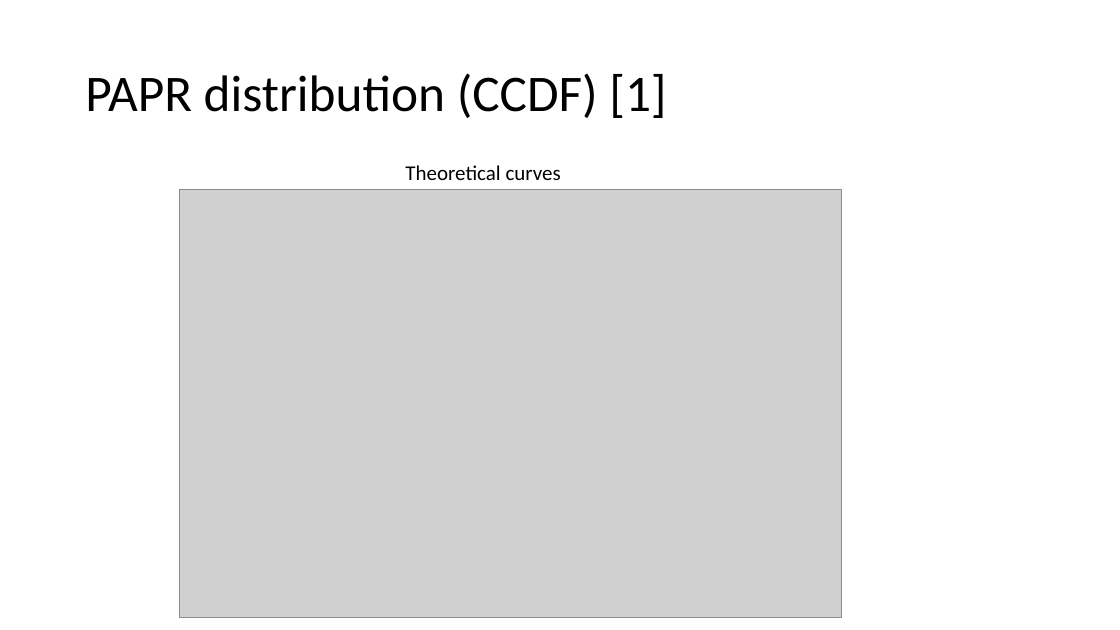
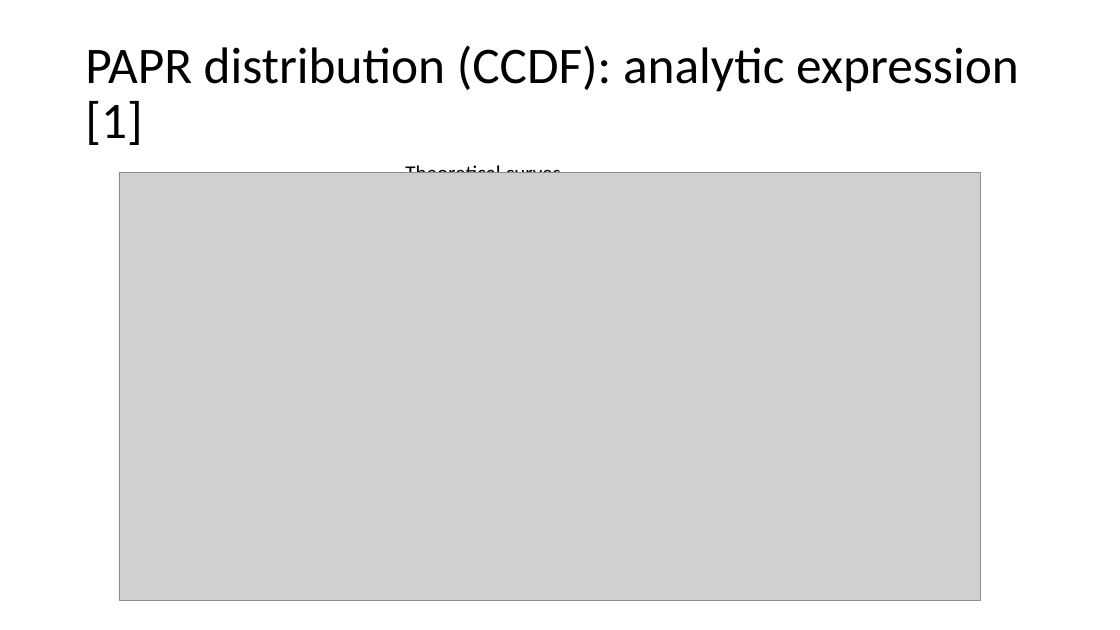
Before and after one commit to liorkissos/VLF-Simulations, a slide deck: slide 11 of PAPR Reduction- PTS.pptx. Drawn at 1120x630 pixels with LibreOffice and Linux fonts; fonts in the diff are those of the drawing; grey boxes stand for pictures. Boxes give left, top, right and bottom in pixels: in the first picture for what was removed or moved away, otherwise in the second. Text is boxed around its words. In the diff, an @@ line names an element or a change of style, - is before the commit and + after.

```diff
--- a/PAPR Reduction- PTS.pptx
+++ b/PAPR Reduction- PTS.pptx
@@ title at box(85, 45, 1019, 145): text changed @@
-PAPR distribution (CCDF) [1]
+PAPR distribution (CCDF): analytic expression [1]
@@ picture: place and size @@
-picture at box(179, 189, 841, 618)
+picture at box(119, 172, 981, 601)
```
Also in this commit, not shown: 13 other slides changed, 3 slides added, 5 slides removed, 3 other files.
